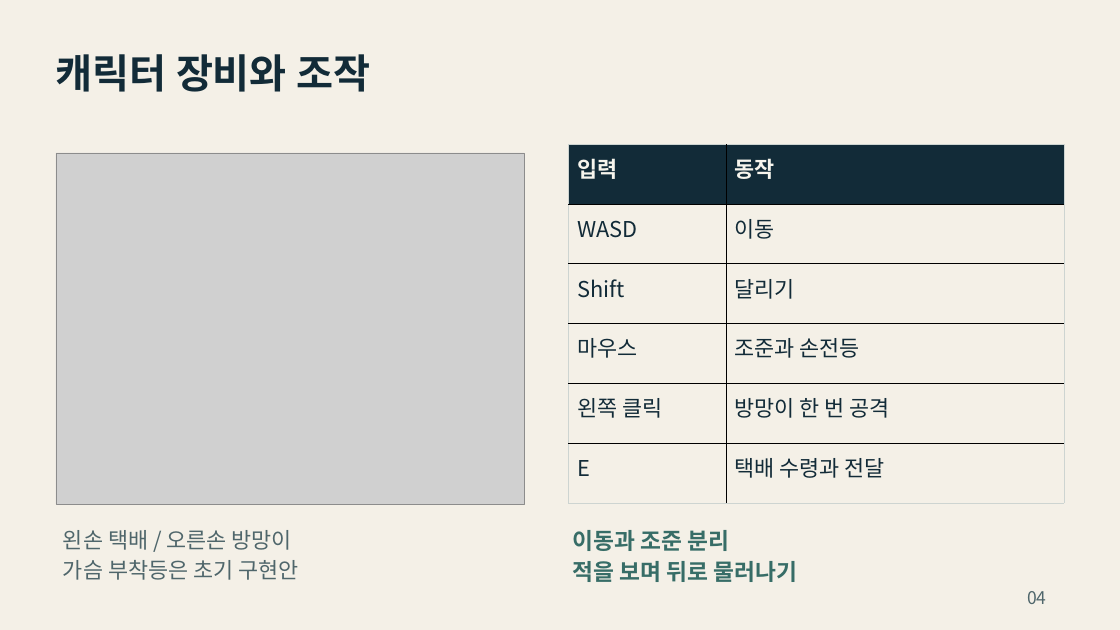
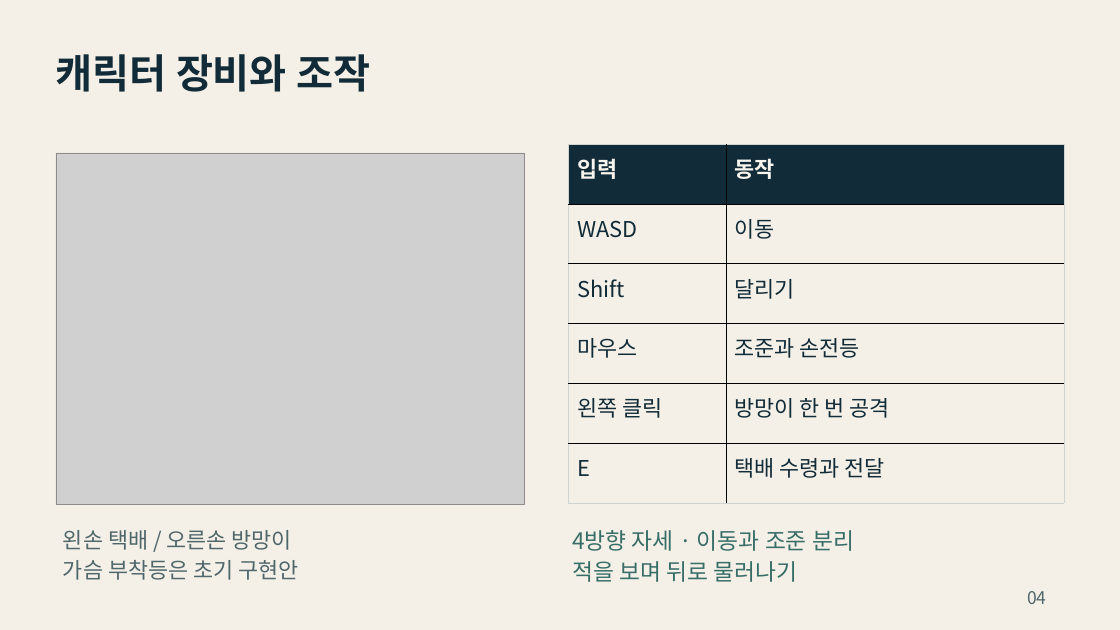
Before and after one commit to yoon778/2D_project, a slide deck: slide 4 of presentation/그림자_배달_기획서.pptx. Drawn at 1120x630 pixels with LibreOffice and Linux fonts; fonts in the diff are those of the drawing; grey boxes stand for pictures. Boxes give left, top, right and bottom in pixels: in the first picture for what was removed or moved away, otherwise in the second. Text is boxed around its words. In the diff, an @@ line names an element or a change of style, - is before the commit and + after.

```diff
--- a/presentation/그림자_배달_기획서.pptx
+++ b/presentation/그림자_배달_기획서.pptx
@@ text at (572,530,854,551): text changed; bold off @@
-이동과 조준 분리
+4방향 자세 · 이동과 조준 분리
@@ text at (572,561,797,582): bold off in "적을 보며 뒤로 물러나기" @@
```
Also in this commit, not shown: 8 other slides changed, 10 other files.
